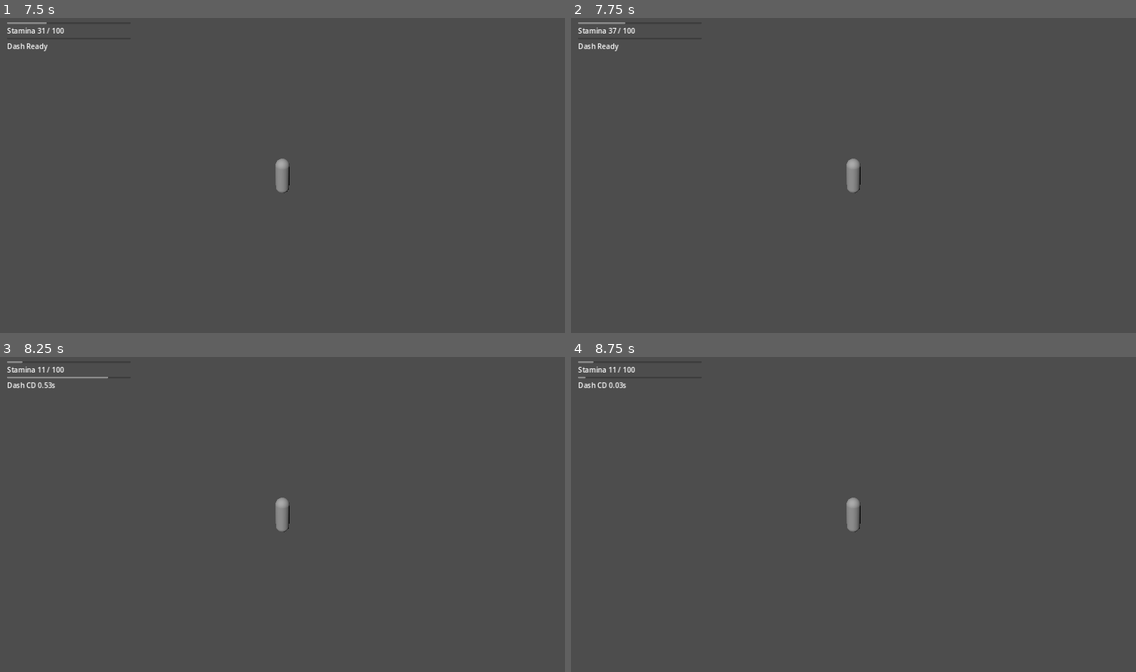
Above: before the commit, frames 1-4 (two rows, left to right).
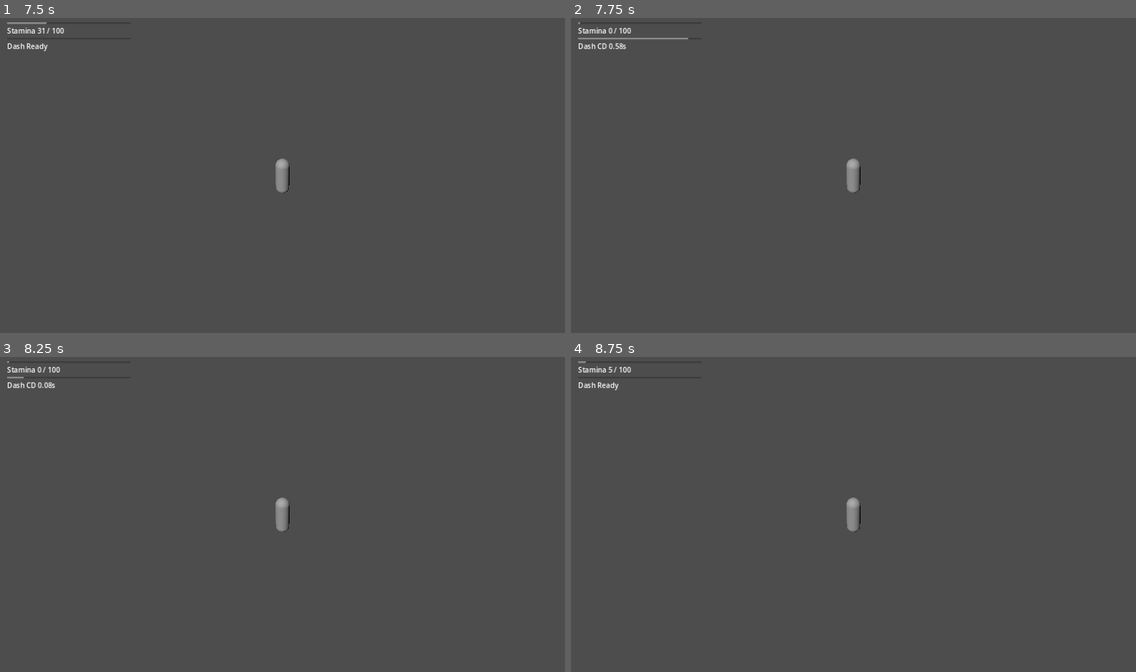
Above: after the commit, the same moments.

Repository: thegoatleroyjenkins/arpg-game
Game: Godot game, scene res://prototype3d/main_3d.tscn
Same seed, same stepped clock (60 frames per second), same inputs: the game is played once before the commit and once after it. This scene is started directly instead of the project's main scene.
Inputs (mouse positions are in pixels of both pictures, inside the frame that each line leads up to):
- Up to frame 1 (7.5 s): tap Enter (ui_accept) at 0.5, 0.77, 1.52, 3.02, 3.77, 4.25, 4.52, 5, 6.02, 6.77 s; move the mouse to (310, 172) at 0.52 s; hold W (move_up) 0.53-5.78 s; tap Q (dash) at 0.6, 1.55, 2.1, 3.05, 3.6, 4.55, 5.1, 6.05, 6.6 s; move the mouse to (254, 175) at 1.27 s; click (254, 175) at 1.35 s; move the mouse to (293, 169) at 2.02 s; move the mouse to (276, 178) at 2.77 s; tap Shift (sprint) at 2.85, 5.85 s; move the mouse to (322, 178) at 3.52 s; move the mouse to (237, 169) at 4.27 s; click (237, 169) at 4.35 s; move the mouse to (288, 175) at 5.02 s; move the mouse to (259, 169) at 5.77 s; hold D (move_right) 5.78-6.53 s; move the mouse to (310, 172) at 6.52 s; hold W (move_up) from 6.53 s (still down); move the mouse to (254, 175) at 7.27 s; click (254, 175) at 7.35 s
- Up to frame 2 (7.75 s): keep holding W (move_up); tap Enter (ui_accept) at 7.52 s; tap Q (dash) at 7.55 s
- Up to frame 3 (8.25 s): keep holding W (move_up); tap Enter (ui_accept) at 8 s; move the mouse to (293, 508) at 8.02 s; tap Q (dash) at 8.1 s
- Up to frame 4 (8.75 s): keep holding W (move_up)

Frame 1 is identical in both runs. In frame 2, 0.2% of the frame differs, in the area x 1-21%, y 1-11%; in frame 3, 0.1%; in frame 4, 0.1%.

Commit message:
Add data-driven dash input buffering in 3D prototype

Diff:
--- a/prototype3d/default_player_tuning_3d.tres
+++ b/prototype3d/default_player_tuning_3d.tres
@@ -24,6 +24,7 @@
 dash_speed = 18.0
 dash_duration = 0.18
 dash_cooldown = 0.65
+dash_input_buffer_time = 0.15
 camera_smooth = 8.0
 camera_height = 7.0
 camera_distance = 8.5
--- a/prototype3d/player_3d.gd
+++ b/prototype3d/player_3d.gd
@@ -13,6 +13,8 @@
 var dash_direction: Vector3 = Vector3.ZERO
 var dash_time_left: float = 0.0
 var dash_cooldown_left: float = 0.0
+var dash_buffer_left: float = 0.0
+var buffered_dash_direction: Vector3 = Vector3.ZERO
 var stamina: float = 0.0
 var stamina_regen_delay_left: float = 0.0
 var coyote_time_left: float = 0.0
@@ -77,9 +79,22 @@
 		dash_cooldown_left = max(0.0, dash_cooldown_left - delta)
 		_emit_dash_cooldown_changed()
 
-	if Input.is_action_just_pressed("dash") and dash_cooldown_left <= 0.0 and _can_pay_stamina(tuning.dash_stamina_cost):
+	if dash_buffer_left > 0.0:
+		dash_buffer_left = max(0.0, dash_buffer_left - delta)
+
+	if Input.is_action_just_pressed("dash"):
+		if dash_cooldown_left <= 0.0 and _can_pay_stamina(tuning.dash_stamina_cost):
+			_use_stamina(tuning.dash_stamina_cost)
+			_start_dash(move_dir)
+		elif dash_cooldown_left <= tuning.dash_input_buffer_time:
+			dash_buffer_left = tuning.dash_input_buffer_time
+			buffered_dash_direction = move_dir
+
+	if dash_buffer_left > 0.0 and dash_cooldown_left <= 0.0 and dash_time_left <= 0.0 and _can_pay_stamina(tuning.dash_stamina_cost):
 		_use_stamina(tuning.dash_stamina_cost)
-		_start_dash(move_dir)
+		_start_dash(buffered_dash_direction)
+		dash_buffer_left = 0.0
+		buffered_dash_direction = Vector3.ZERO
 
 	if dash_time_left > 0.0:
 		dash_time_left = max(0.0, dash_time_left - delta)
@@ -126,6 +141,8 @@
 	dash_direction = dash_direction.normalized()
 	dash_time_left = tuning.dash_duration
 	dash_cooldown_left = tuning.dash_cooldown
+	dash_buffer_left = 0.0
+	buffered_dash_direction = Vector3.ZERO
 	_emit_dash_cooldown_changed()
 
 func _adjust_camera_zoom(amount: float) -> void:
--- a/prototype3d/player_tuning_3d.gd
+++ b/prototype3d/player_tuning_3d.gd
@@ -31,6 +31,7 @@
 @export var dash_speed: float = 18.0
 @export var dash_duration: float = 0.18
 @export var dash_cooldown: float = 0.65
+@export var dash_input_buffer_time: float = 0.15
 
 @export_group("Camera")
 @export var camera_smooth: float = 8.0
Not shown, changed: README.md
